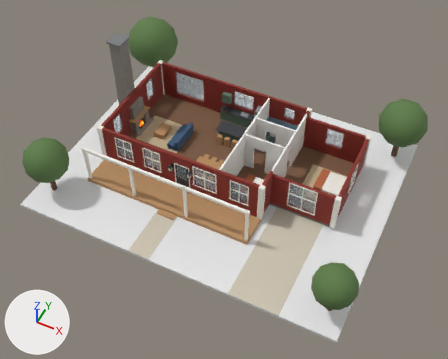
One commit to the glTF model public/samples/ar-project-viewer/models/farmhouse-red-open.glb: the scene before it, then after it.
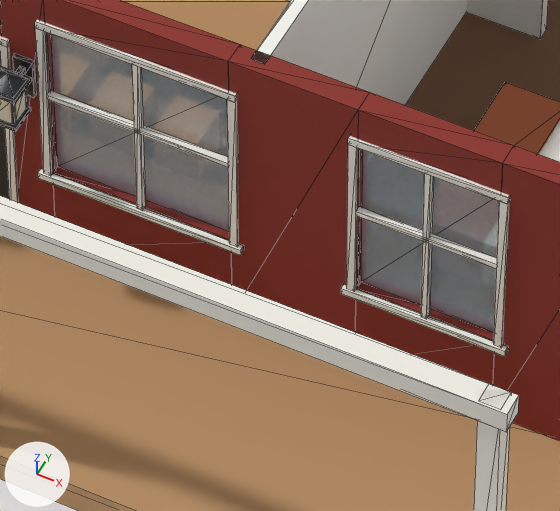
The first picture shows the older version from a camera (50 mm lens) standing at (0.26, -0.53, 0.651) and looking at (0.015, -0.041, 0.04). The close-ups show the older and then the newer version on the part from 42% to 57% of the width and 46% to 63% of the height of that picture. Only the edits that show in the close-ups are written down. Lighting does not change. The marker at lower left points along +X, +Y and +Z. The close-ups show mesh edges as thin lines. Where no turn or scale is listed for an object, it has been applied to the vertices. Vertices at exactly the same position are counted once.

Script lines for the objects in view, before the commit:
```python
me_mesh_0 = bpy.data.meshes.new('Mesh_0')
me_mesh_0.from_pydata(...)  # a box spanning x -0.18..0.27, y -0.2..0.15, z -0.004..0.0
me_mesh_0.materials.append(mat_material_0)  # its picture is missing
me_mesh_17 = bpy.data.meshes.new('Mesh_17')
me_mesh_17.from_pydata(...)  # 112 vertices, 168 faces; spans x -0.118..0.208, y -0.059..0.029, z 0.006..0.03
me_mesh_17.materials.append(mat_material_17)  # orange #b58a5d
me_mesh_9 = bpy.data.meshes.new('Mesh_9')
me_mesh_9.from_pydata(...)  # 468 vertices, 756 faces; spans x -0.123..0.213, y -0.083..0.083, z 0.006..0.059
me_mesh_9.materials.append(mat_material_9)  # white #f1ede4
ob_frame = bpy.data.objects.new('frame', me_mesh_9)
ob_frame.location = (-0.045, 0.025, 0.0036)
ob_lawn = bpy.data.objects.new('lawn', me_mesh_0)
ob_lawn.location = (-0.045, 0.025, 0.0036)
ob_oak = bpy.data.objects.new('oak', me_mesh_17)
ob_oak.location = (-0.045, 0.025, 0.0036)
# also in view: 'trim' at (0.0, 0.005, 0.039); 'siding' at (0.0, 0.025, 0.04); 'glass' at (0.0, 0.024, 0.041); 'inner' at (0.045, 0.025, 0.04); 'deck' at (-0.045, -0.081, 0.007)
```
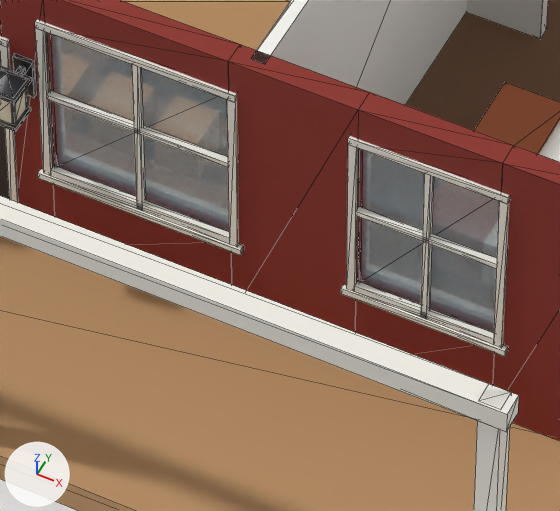
What changed in the scene script:
```text
Change me_mesh_9:
    used by ob_frame; location = (-0.045, 0.025, 0.0036)
    remove me_mesh_9.from_pydata(...)  # 468 vertices, 756 faces; spans x -0.123..0.213, y -0.083..0.083, z 0.006..0.059
    add me_mesh_9.from_pydata(...)  # 890 vertices, 1476 faces; spans x -0.123..0.213, y -0.083..0.083, z 0.006..0.059
    me_mesh_9 part 1: a new loose piece, a box spanning x 0.024..0.056, y -0.0826..-0.0814, z 0.024..0.0254, in mat_material_9 (white #f1ede4)
    me_mesh_9 part 2: a new loose piece, a box spanning x 0.078..0.102, y -0.0826..-0.0814, z 0.024..0.0254, in mat_material_9 (white #f1ede4)
    other edits to the shape of me_mesh_9 do not show in these pictures
```

Changed parts and their boxes (x1, y1, x2, y2) in the close-ups (560 x 511 px):
part 1 of me_mesh_9, added: after (50, 165, 229, 244)
part 2 of me_mesh_9, added: after (354, 281, 494, 345)
